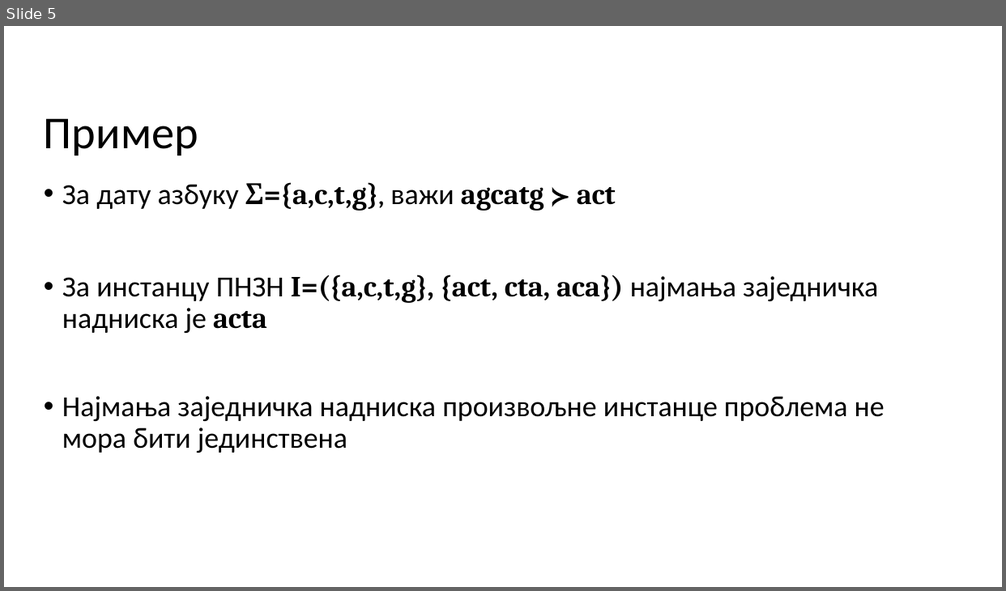
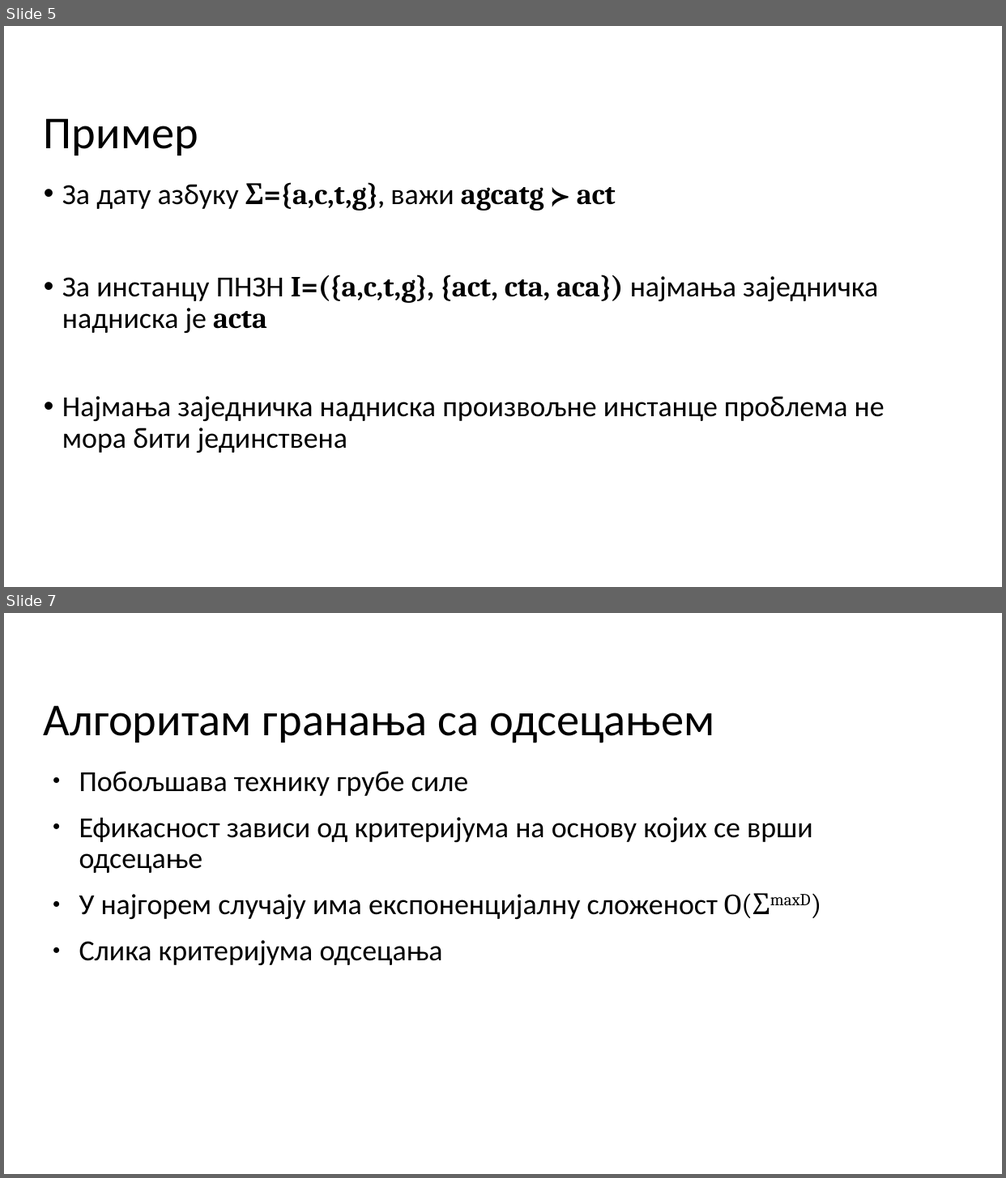
Before and after one commit to milosmikovic/Algorithms_For_Solving_Shortest_Common_Supersequence_Problem, a slide deck: Tekst/Prezentacija/MATF_primer_prezentacije.odp. Shown one above the other, each under a label of ours: slide 5 before the commit, slides 5 and 7 after it; the slides between them are not shown. The pictures are 1006x591 and 1006x1178 pixels, drawn with LibreOffice and Linux fonts; fonts in the diff are those of the drawing; background and template pictures are left out. Boxes give left, top, right and bottom in pixels: in the first picture for what was removed or moved away, otherwise in the second. Text is boxed around its words. In the diff, an @@ line names an element or a change of style, - is before the commit and + after.

```diff
--- a/Tekst/Prezentacija/MATF_primer_prezentacije.odp
+++ b/Tekst/Prezentacija/MATF_primer_prezentacije.odp
@@ slide 7 added at (x1=4, y1=613, x2=1002, y2=1174), background #FFFFFF @@
@@ title added at (x1=44, y1=705, x2=714, y2=743), 44 pt, text #000000 @@
+Алгоритам гранања са одсецањем
@@ text added at (x1=79, y1=771, x2=813, y2=965), 28 pt, text #000000 @@
+● Побољшава технику грубе силе
+● Ефикасност зависи од критеријума на основу којих се врши одсецање
+● У најгорем случају има експоненцијалну сложеност O(ΣmaxD)
+● Слика критеријума одсецања
```
Also in this commit, not shown: 1 slide changed, 12 other slides added, 1 slide removed.
